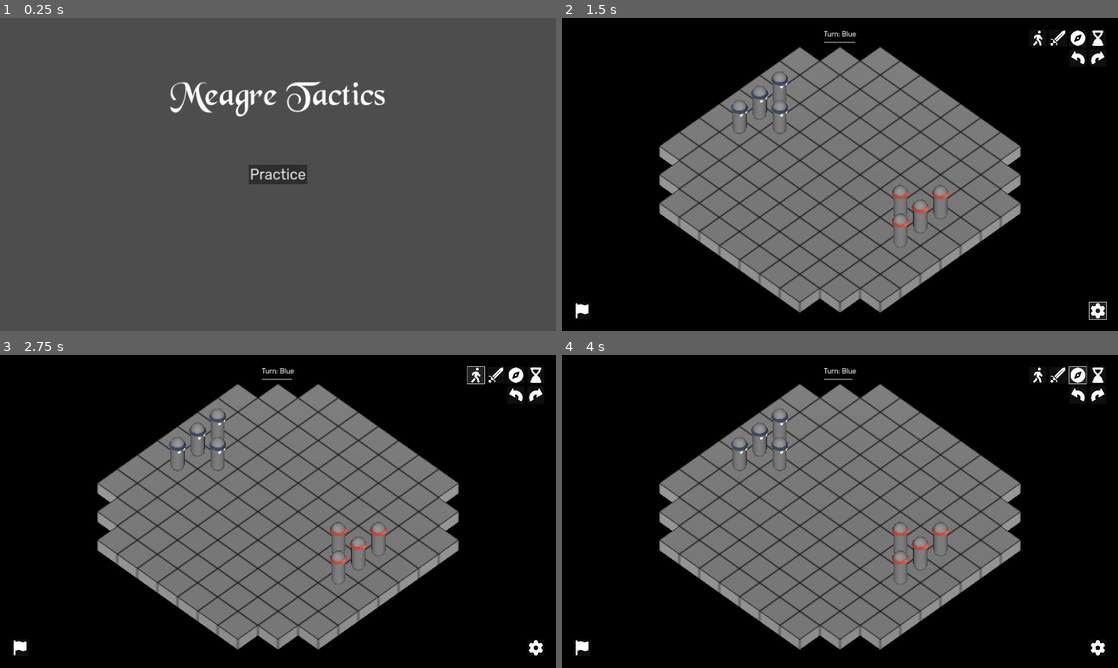
Above: before the commit, frames 1-4 (two rows, left to right).
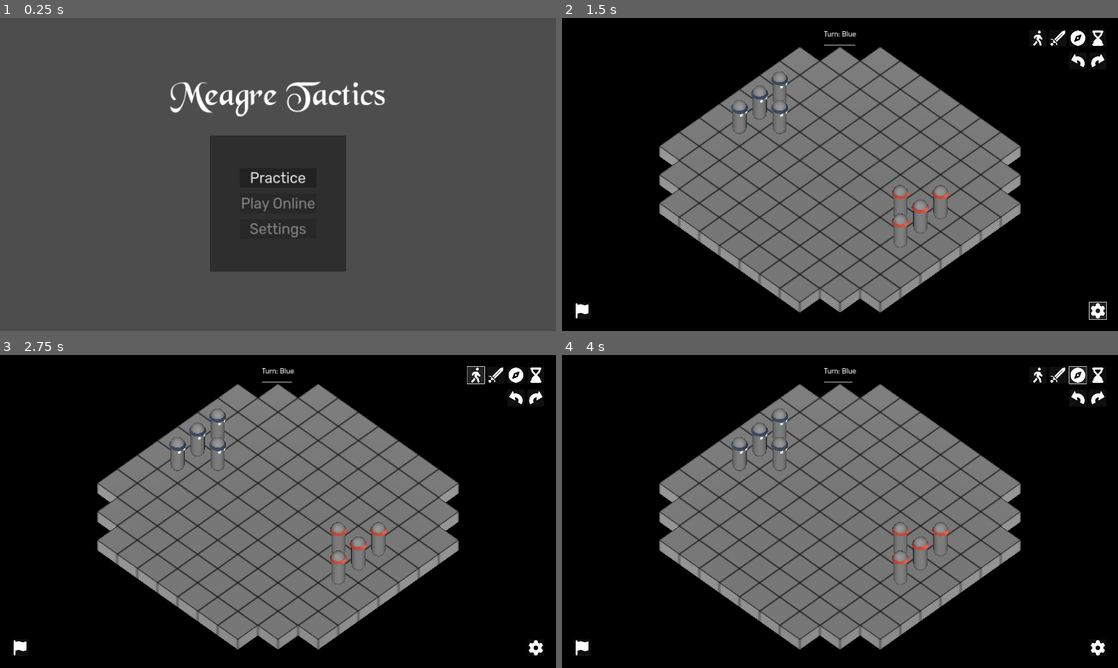
Above: after the commit, the same moments.

Repository: telmotrooper/meagre-tactics
Game: Godot game, scene res://ui/title_screen.tscn
Two runs of this game, one before a commit and one after it. Both use one fixed random seed, a clock stepped at 60 frames per second and the inputs below.
Inputs (mouse positions are in pixels of both pictures, inside the frame that each line leads up to):
- Up to frame 1 (0.25 s): no input
- Up to frame 2 (1.5 s): click "Practice" at 0.5 s; click (1095, 312) at 1.25 s
- Up to frame 3 (2.75 s): click (478, 373) at 2 s
- Up to frame 4 (4 s): click (1056, 373) at 2.75 s; click (1079, 373) at 3.5 s

The runs differ from the first frame. In frame 1, 9.9% of the frame differs, in the area x 37-63%, y 37-81%; in frame 2, 0.2%; in frame 3, 0.2%; in frame 4, 0.2%.

Commit message:
added panel on title screen

Diff:
--- a/ui/theme.tres
+++ b/ui/theme.tres
@@ -19,4 +19,4 @@
 TitleScreenRichTextLabel/base_type = &"RichTextLabel"
 TitleScreenRichTextLabel/font_sizes/normal_font_size = 120
 TitleScreenRichTextLabel/fonts/normal_font = ExtResource("1_urdoo")
-VBoxContainer/constants/separation = 10
+VBoxContainer/constants/separation = 20
--- a/ui/title_screen.tscn
+++ b/ui/title_screen.tscn
@@ -31,23 +31,49 @@
 fit_content = true
 autowrap_mode = 0
 
-[node name="VBoxContainer" type="VBoxContainer" parent="Control"]
+[node name="Panel" type="Panel" parent="Control"]
 layout_mode = 1
 anchors_preset = 8
 anchor_left = 0.5
 anchor_top = 0.5
 anchor_right = 0.5
 anchor_bottom = 0.5
-offset_left = -66.0
-offset_top = -26.5
-offset_right = 66.0
-offset_bottom = 26.5
+offset_left = -235.0
+offset_top = -135.0
+offset_right = 235.0
+offset_bottom = 335.0
 grow_horizontal = 2
 grow_vertical = 2
 
-[node name="PracticeButton" type="Button" parent="Control/VBoxContainer"]
+[node name="VBoxContainer" type="VBoxContainer" parent="Control/Panel"]
+layout_mode = 1
+anchors_preset = 8
+anchor_left = 0.5
+anchor_top = 0.5
+anchor_right = 0.5
+anchor_bottom = 0.5
+offset_left = -100.5
+offset_top = -34.0
+offset_right = 100.5
+offset_bottom = 34.0
+grow_horizontal = 2
+grow_vertical = 2
+
+[node name="PracticeButton" type="Button" parent="Control/Panel/VBoxContainer"]
 layout_mode = 2
 theme_type_variation = &"TitleScreenButton"
 text = "Practice"
 
-[connection signal="pressed" from="Control/VBoxContainer/PracticeButton" to="." method="_on_practice_button_pressed"]
+[node name="PlayOnlineButton" type="Button" parent="Control/Panel/VBoxContainer"]
+layout_mode = 2
+theme_type_variation = &"TitleScreenButton"
+disabled = true
+text = "Play Online"
+
+[node name="SettingsButton" type="Button" parent="Control/Panel/VBoxContainer"]
+layout_mode = 2
+theme_type_variation = &"TitleScreenButton"
+disabled = true
+text = "Settings"
+
+[connection signal="pressed" from="Control/Panel/VBoxContainer/PracticeButton" to="." method="_on_practice_button_pressed"]
